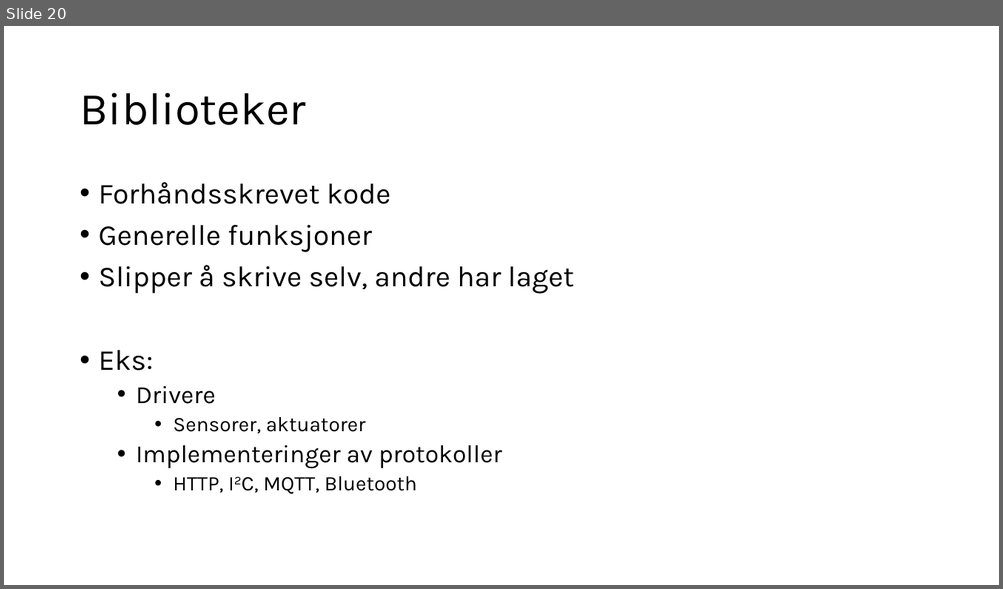
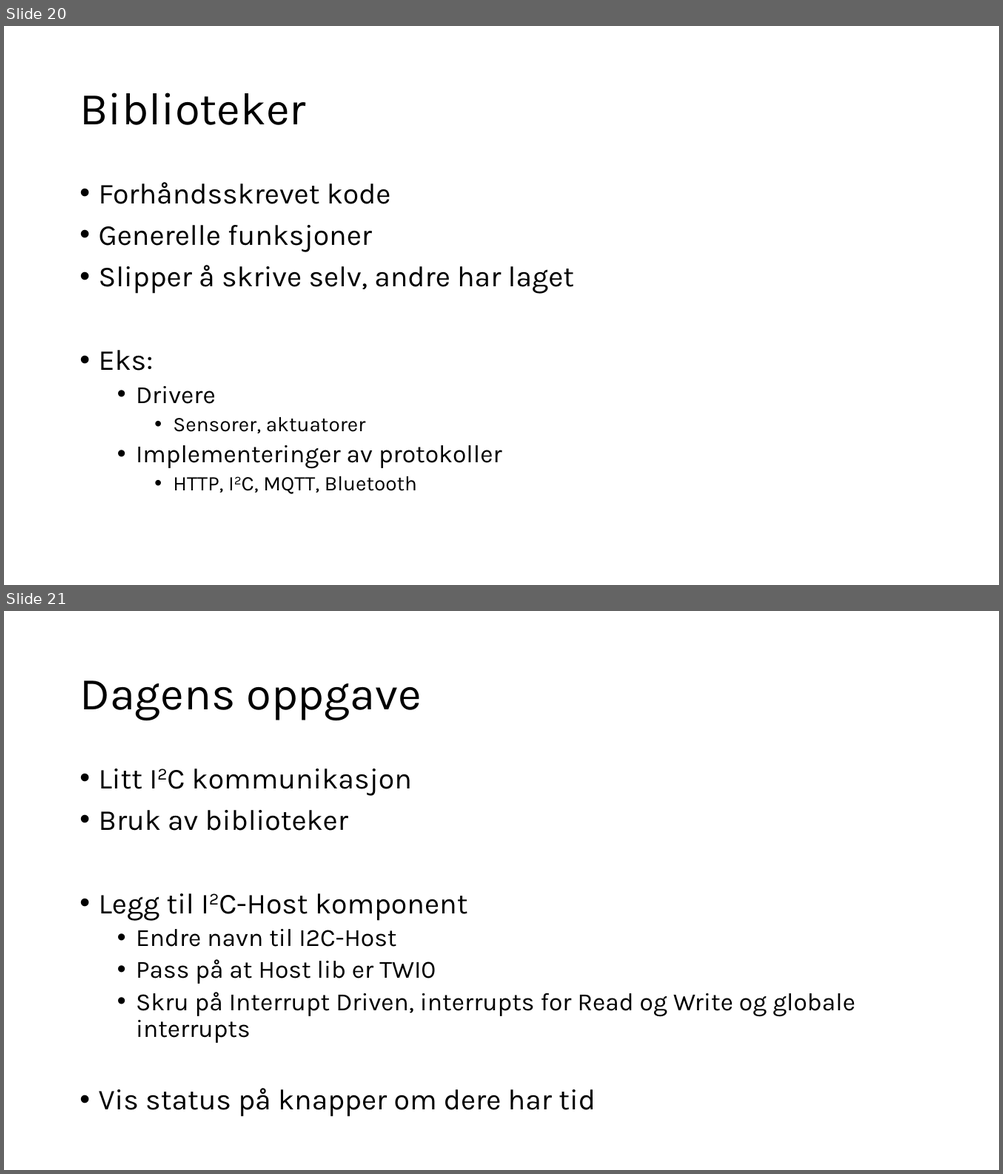
Before and after one commit to ElektraVerksted/AVR-kurs, a slide deck: Kursdag 3/Dag tre.pptx. Shown one above the other, each under a label of ours: slide 20 before the commit, slides 20 and 21 after it. The pictures are 1003x589 and 1003x1174 pixels, drawn with LibreOffice and Linux fonts; fonts in the diff are those of the drawing. Boxes give left, top, right and bottom in pixels: in the first picture for what was removed or moved away, otherwise in the second. Text is boxed around its words. In the diff, an @@ line names an element or a change of style, - is before the commit and + after.

```diff
--- a/Kursdag 3/Dag tre.pptx
+++ b/Kursdag 3/Dag tre.pptx
@@ slide 21 added at (x1=4, y1=611, x2=999, y2=1170), background #FFFFFF @@
@@ title added at (x1=79, y1=681, x2=421, y2=721), 44 pt, text #000000 @@
+Dagens oppgave
@@ text added at (x1=99, y1=769, x2=855, y2=1117), 24 pt, text #000000 @@
+• Litt I2C kommunikasjon
+• Bruk av biblioteker
+• Legg til I2C-Host komponent
+  • Endre navn til I2C-Host
+  • Pass på at Host lib er TWI0
+  • Skru på Interrupt Driven, interrupts for Read og Write og globale interrupts
+• Vis status på knapper om dere har tid
```
Also in this commit, not shown: 8 slides changed, 2 other files.
